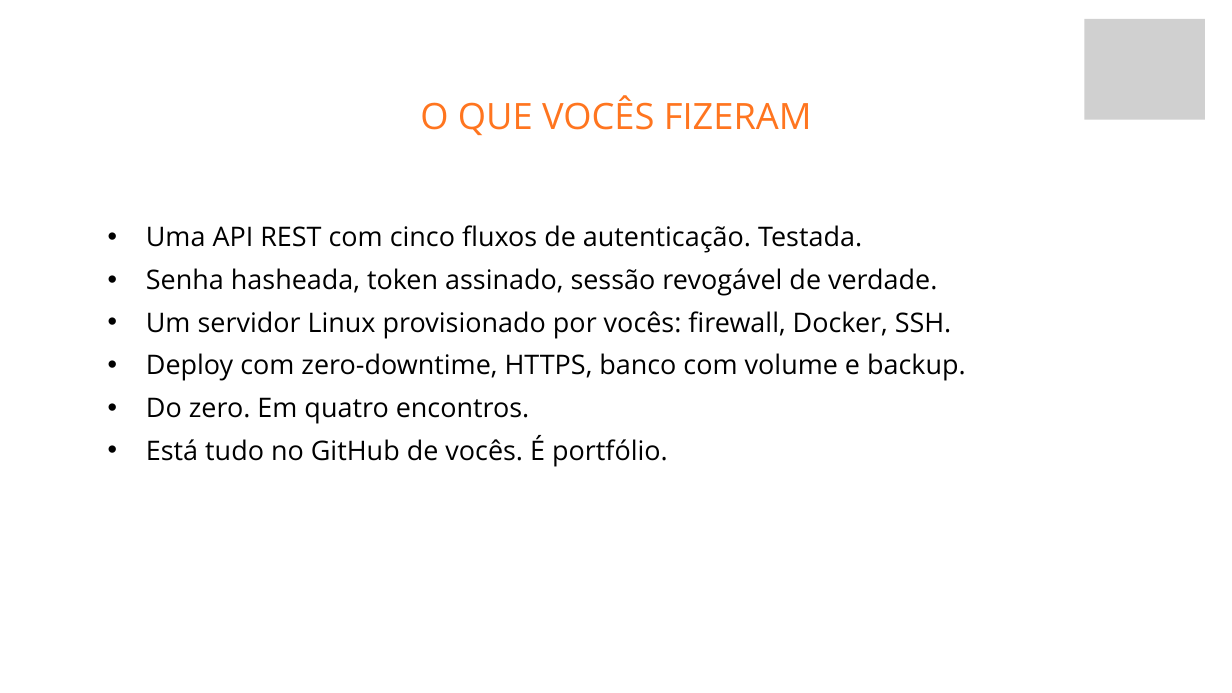
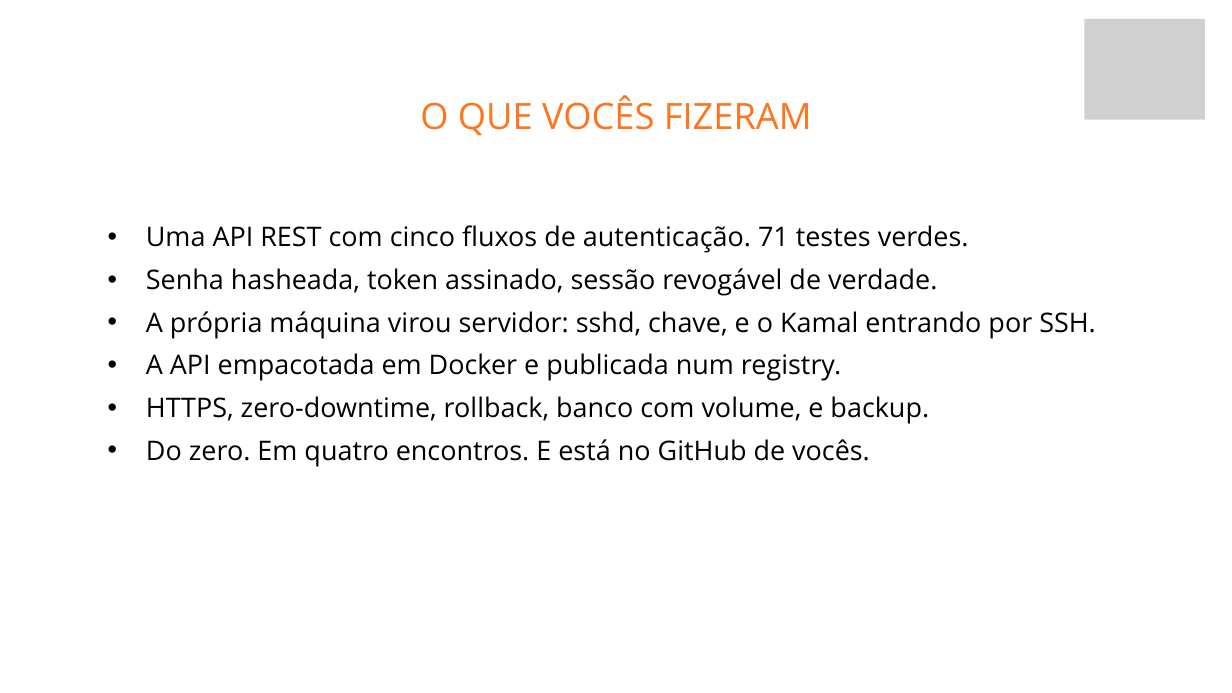
Before and after one commit to fabriciosiqueira08/capacitacao-gabarito, a slide deck: slide 60 of slides/build/aula-04-servidor-docker-kamal-e-deploy.pptx. Drawn at 1232x693 pixels with LibreOffice and Linux fonts; fonts in the diff are those of the drawing; grey boxes stand for pictures; background and template pictures are left out. Boxes give left, top, right and bottom in pixels: in the first picture for what was removed or moved away, otherwise in the second. Text is boxed around its words. In the diff, an @@ line names an element or a change of style, - is before the commit and + after.

Commit message:
Tira as promessas que a capacitação não cumpre, e o tom de venda
A varredura de coerência achou uma fratura na narrativa, e ela explica por que
o título precisava mudar: o material inteiro ainda prometia que a API ia "para
o ar", e ela não vai. Ela roda na máquina do aluno, e o nome resolve pelo
/etc/hosts.

## A fratura

A Aula 3 fechava com "nada disso serve se está só na sua máquina, vamos colocar
no ar". A Aula 4 abre dizendo que o servidor É a própria máquina. Uma aula
contradizia a seguinte, na virada entre elas.

E o gancho dos três primeiros minutos, que é a promessa que organiza o curso
inteiro, dizia: "cada um vai ter uma URL https própria que qualquer um do mundo
consegue chamar". Ninguém no mundo consegue chamar seunome.test.

Prometer o público e entregar o local estragaria o último dia, que é justamente
quando eles deveriam sentir que construíram algo.

Trocado pelo que é verdade e continua valendo a pena: no fim do encontro 4 cada
um tem a própria API empacotada e publicada, em Docker, atrás de HTTPS, com
deploy e rollback num comando. E o roteiro agora avisa explicitamente para NÃO
prometer alcance público.

## Resíduos da versão com VM

O cabeçalho da Aula 4 ainda dizia "servida por um servidor Linux de verdade que
você mesmo subiu". E o slide "O QUE VOCÊS FIZERAM", que é o clímax do último
dia, creditava a eles "um servidor Linux provisionado por vocês: firewall,
Docker, SSH".

Os dois foram trocados pelo que eles de fato fazem, que não é pouco: a própria
máquina virou servidor com sshd e chave, a API foi empacotada em Docker e
publicada num registry, e servida com HTTPS, zero-downtime, rollback, volume e
backup.

## O tom

O título "Back-end, do zero ao ar" tinha os dois problemas de uma vez: prometia
o que não acontece, e usava a fórmula "do zero ao X", que é de propaganda.

Agora é "Back-end com Ruby on Rails", e o resumo virou uma ementa em vez de um
arco: "Quatro encontros: HTTP e Ruby, banco de dados com ActiveRecord, as rotas
de autenticação, e o deploy com Docker e Kamal."

E tirei as quatro frases de hype que sobravam no material do aluno ("vale a aula
inteira", "a prática que mais ensina do dia"). No lugar delas, o que aquilo de
fato ensina. Os slides já estavam limpos.

## Detalhes

O README dizia "quatro rotas de autenticação" e listava cinco linhas na tabela.
Agora são os cinco fluxos, que é o número que o resto do material usa.

```diff
--- a/slides/build/aula-04-servidor-docker-kamal-e-deploy.pptx
+++ b/slides/build/aula-04-servidor-docker-kamal-e-deploy.pptx
@@ text at (146,225,969,253): text changed @@
-  • Uma API REST com cinco fluxos de autenticação. Testada.
+  • Uma API REST com cinco fluxos de autenticação. 71 testes verdes.
@@ text at (146,311,1096,467): text changed @@
-  • Um servidor Linux provisionado por vocês: firewall, Docker, SSH.
-  • Deploy com zero-downtime, HTTPS, banco com volume e backup.
-  • Do zero. Em quatro encontros.
-  • Está tudo no GitHub de vocês. É portfólio.
+  • A própria máquina virou servidor: sshd, chave, e o Kamal entrando por SSH.
+  • A API empacotada em Docker e publicada num registry.
+  • HTTPS, zero-downtime, rollback, banco com volume, e backup.
+  • Do zero. Em quatro encontros. E está no GitHub de vocês.
```
Also in this commit, not shown: 1 other slide changed, 36 other files.
